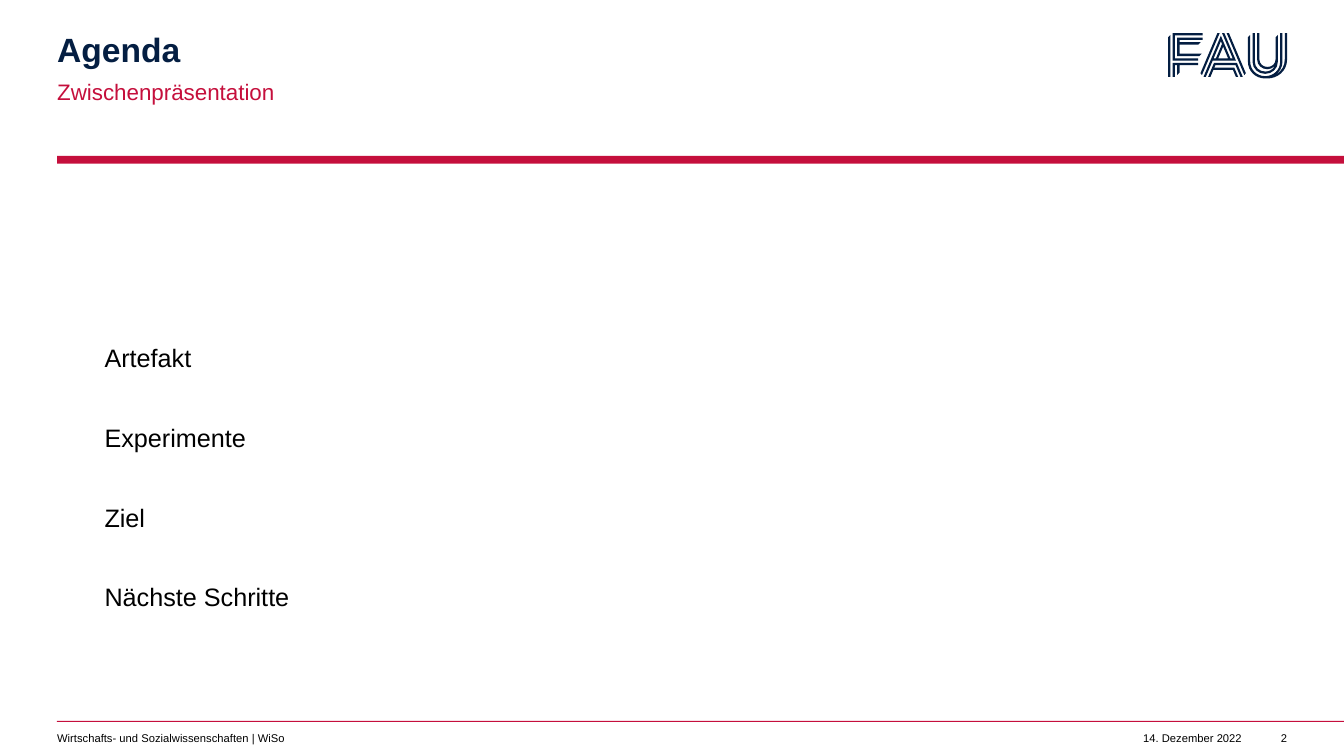
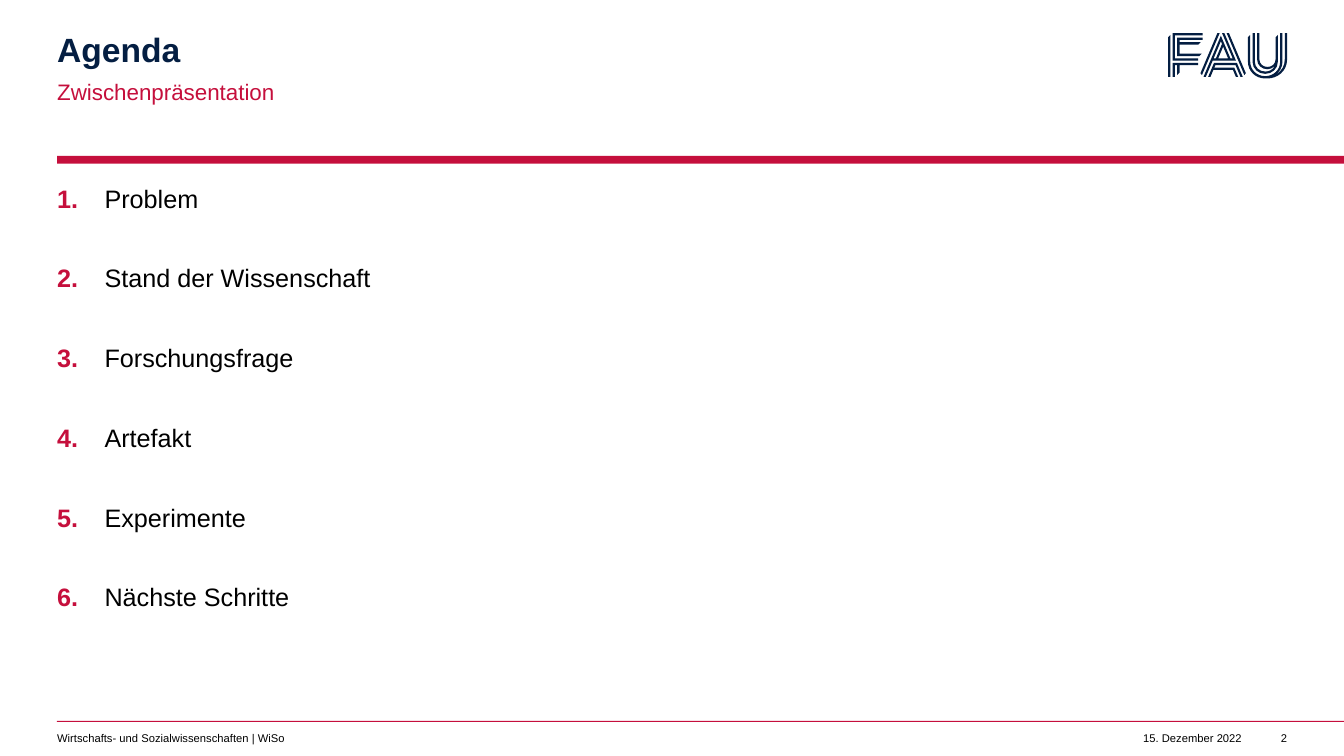
Before and after one commit to BelmontR/CSV-AI-Fairnes-Checker-, a slide deck: slide 2 of F-Seminar/Zwischenpräsentation.pptx. Drawn at 1344x756 pixels with LibreOffice and Linux fonts; fonts in the diff are those of the drawing. Boxes give left, top, right and bottom in pixels: in the first picture for what was removed or moved away, otherwise in the second. Text is boxed around its words. In the diff, an @@ line names an element or a change of style, - is before the commit and + after.

```diff
--- a/F-Seminar/Zwischenpräsentation.pptx
+++ b/F-Seminar/Zwischenpräsentation.pptx
@@ text added at [57,190,78,208], 18 pt, text #C50F3C, bold @@
+1.
@@ text added at [105,189,199,209], 18 pt, text #000000 @@
+Problem
@@ text added at [57,269,78,287], 18 pt, text #C50F3C, bold @@
+2.
@@ text added at [105,268,371,288], 18 pt, text #000000 @@
+Stand der Wissenschaft
@@ text added at [57,349,78,368], 18 pt, text #C50F3C, bold @@
+3.
@@ text added at [105,348,294,373], 18 pt, text #000000 @@
+Forschungsfrage
@@ text "Artefakt": place and size @@
-text "Artefakt" at [105,348,192,368]
+text "Artefakt" at [105,428,192,448]
@@ text added at [57,429,78,447], 18 pt, text #C50F3C, bold @@
+4.
@@ text added at [57,509,78,528], 18 pt, text #C50F3C, bold @@
+5.
@@ text "Experimente": place and size @@
-text "Experimente" at [105,428,246,453]
+text "Experimente" at [105,508,246,532]
@@ text removed at [105,508,146,528] @@
-Ziel
@@ text added at [57,588,78,607], 18 pt, text #C50F3C, bold @@
+6.
@@ text at [1143,734,1242,742]: text changed @@
-14. Dezember 2022
+15. Dezember 2022
```
Also in this commit, not shown: 8 other slides changed, 11 slides added, 1 other file.
